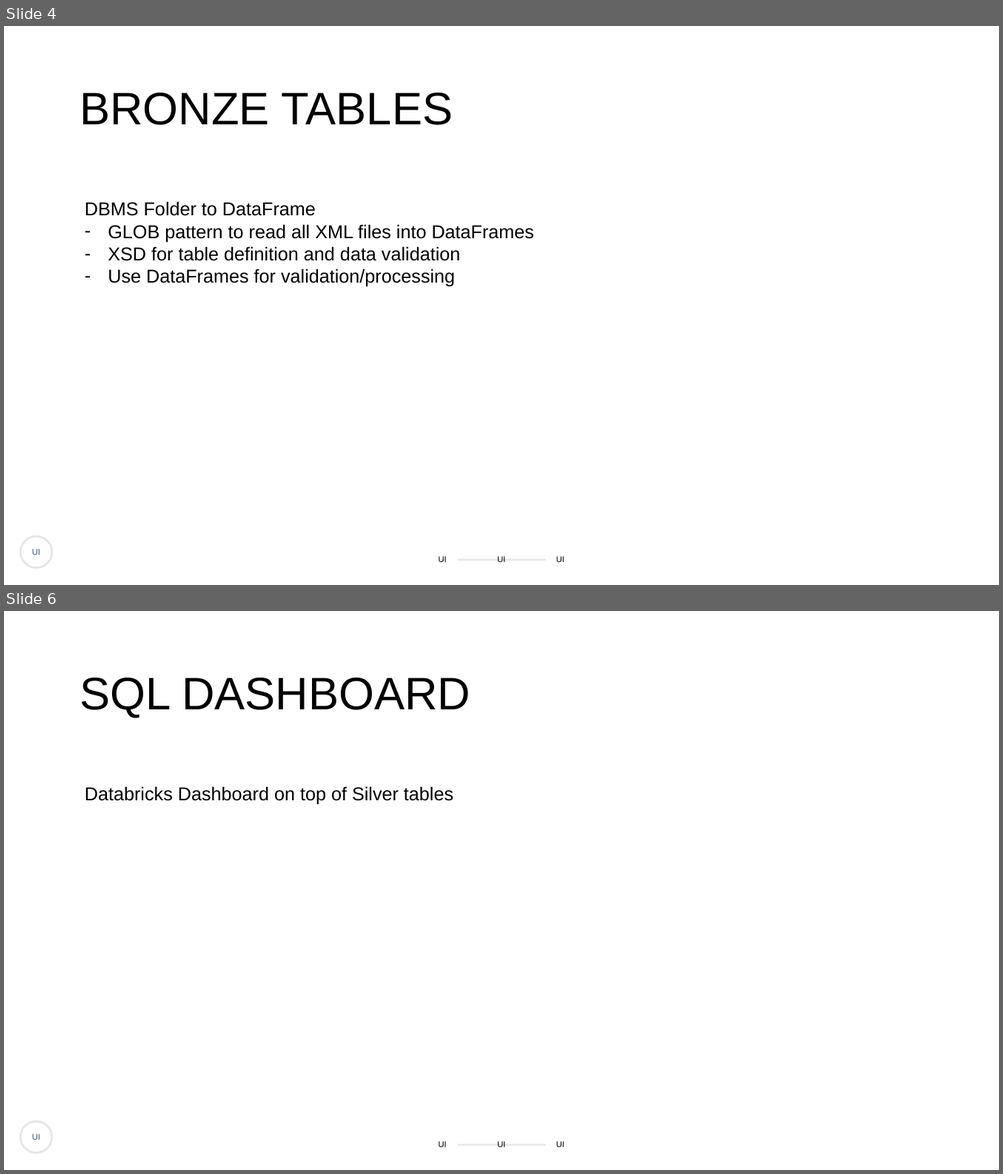
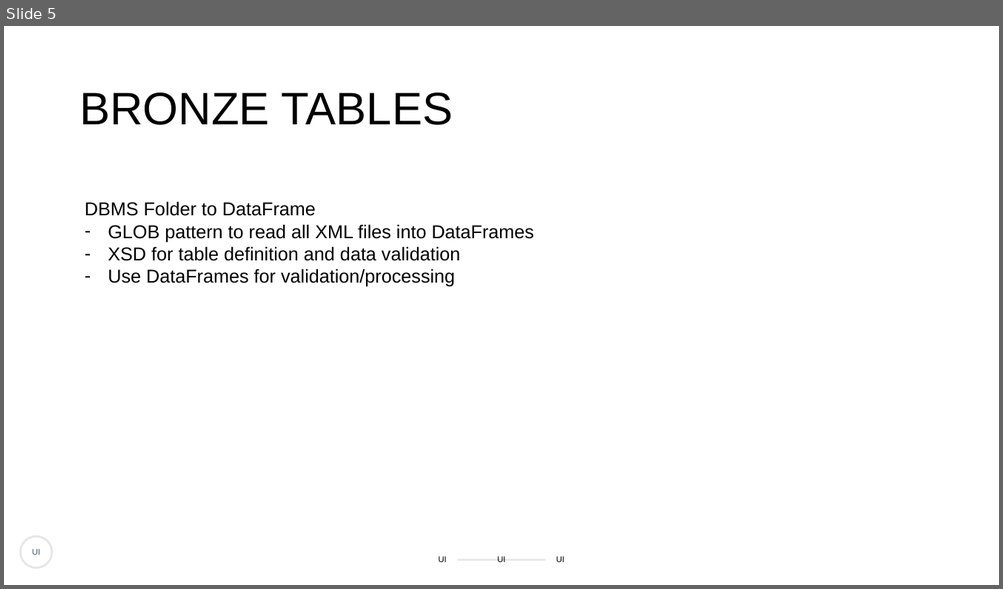
Before and after one commit to bartzwemmer/fedex, a slide deck: docs/Rijksmuseum_data.pptx. Shown one above the other, each under a label of ours: slides 4 and 6 before the commit, slide 5 after it; the slides between them are not shown. The pictures are 1003x1174 and 1003x589 pixels, drawn with LibreOffice and Linux fonts; fonts in the diff are those of the drawing. Boxes give left, top, right and bottom in pixels: in the first picture for what was removed or moved away, otherwise in the second. Text is boxed around its words. In the diff, an @@ line names an element or a change of style, - is before the commit and + after.

```diff
--- a/docs/Rijksmuseum_data.pptx
+++ b/docs/Rijksmuseum_data.pptx
@@ slide 6 removed at [4,611,999,1170], background #FFFFFF @@
@@ title removed at [79,678,470,718] @@
-SQL DASHBOARD
@@ text removed at [85,786,453,805] @@
-Databricks Dashboard on top of Silver tables
@@ what was slide 4 is now slide 5 @@
```
Also in this commit, not shown: 3 slides changed, 5 slides added, 1 other file.
